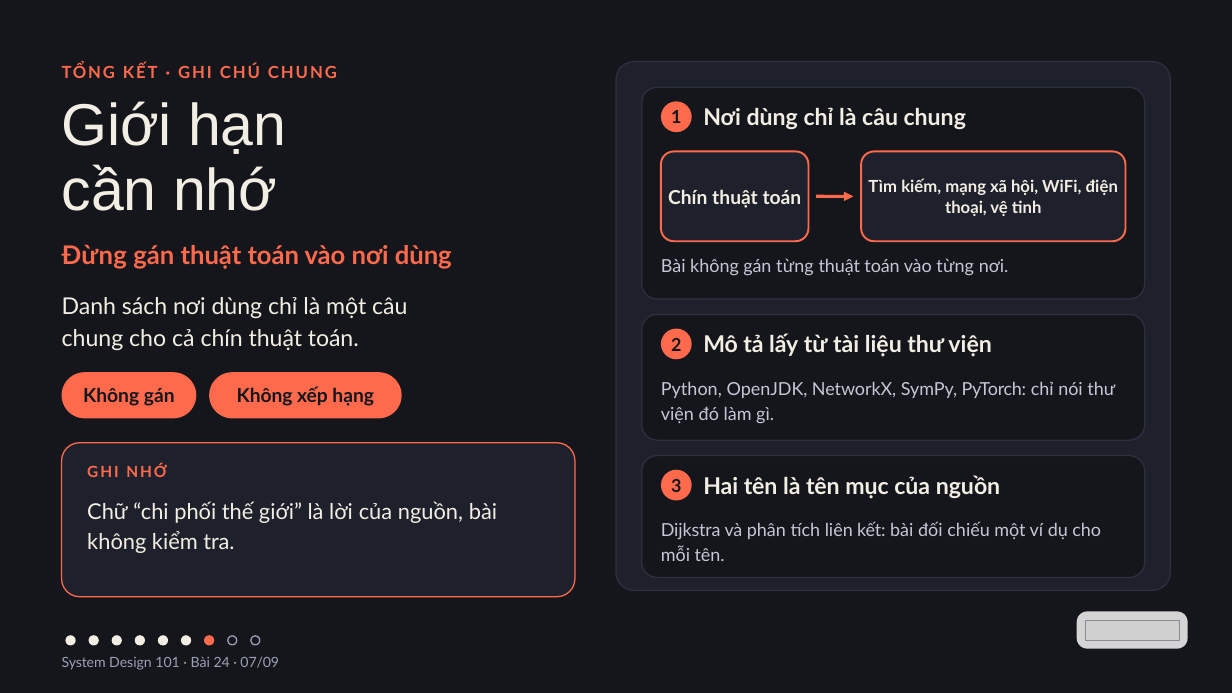
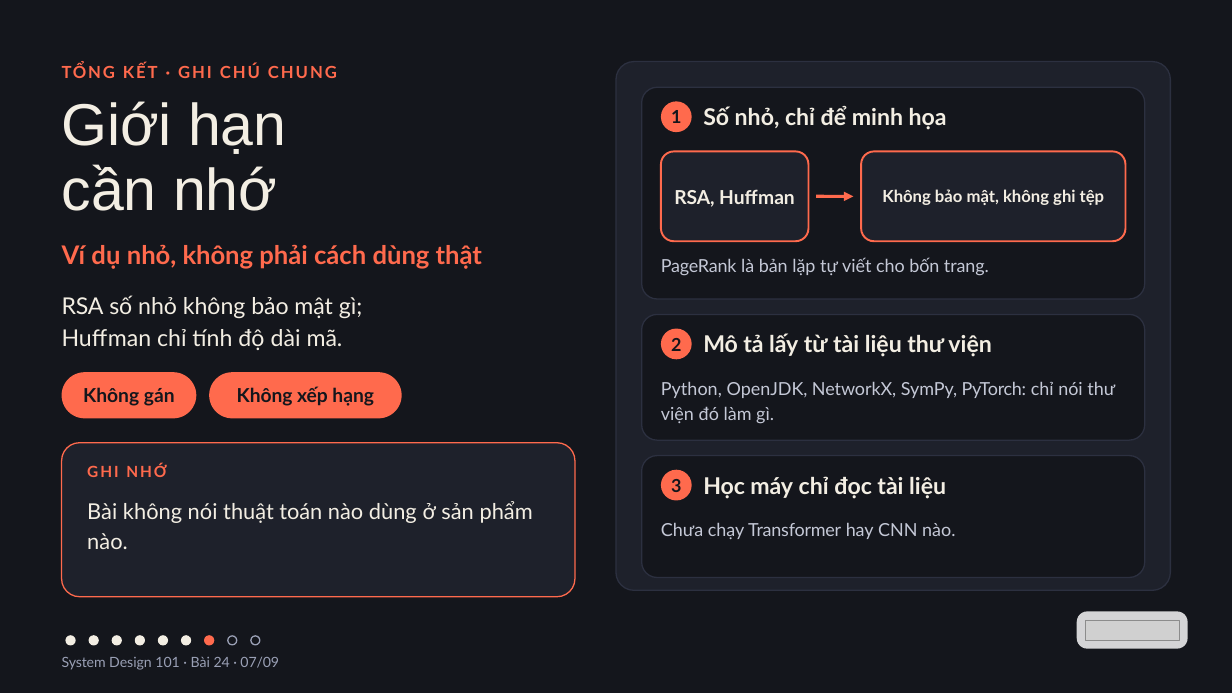
Before and after one commit to vohoailinh90/tool-marketing-studio, a slide deck: slide 7 of system-design-101/vi/lessons/sd-10-024/slides/sd-10-024.pptx. Drawn at 1232x693 pixels with LibreOffice and Linux fonts; fonts in the diff are those of the drawing; grey boxes stand for pictures. Boxes give left, top, right and bottom in pixels: in the first picture for what was removed or moved away, otherwise in the second. Text is boxed around its words. In the diff, an @@ line names an element or a change of style, - is before the commit and + after.

```diff
--- a/system-design-101/vi/lessons/sd-10-024/slides/sd-10-024.pptx
+++ b/system-design-101/vi/lessons/sd-10-024/slides/sd-10-024.pptx
@@ text at (703,106,947,130): text changed @@
-Nơi dùng chỉ là câu chung
+Số nhỏ, chỉ để minh họa
@@ text in rounded rectangle at (674,189,795,207): text changed @@
-Chín thuật toán
+RSA, Huffman
@@ text in rounded rectangle at (882,189,1104,205): text changed @@
-Tìm kiếm, mạng xã hội, WiFi, điện thoại, vệ tinh
+Không bảo mật, không ghi tệp
@@ text at (62,244,482,269): text changed @@
-Đừng gán thuật toán vào nơi dùng
+Ví dụ nhỏ, không phải cách dùng thật
@@ text at (661,257,989,276): text changed @@
-Bài không gán từng thuật toán vào từng nơi.
+PageRank là bản lặp tự viết cho bốn trang.
@@ text at (62,295,363,350): text changed @@
-Danh sách nơi dùng chỉ là một câu
-chung cho cả chín thuật toán.
+RSA số nhỏ không bảo mật gì;
+Huffman chỉ tính độ dài mã.
@@ text at (703,476,946,499): text changed @@
-Hai tên là tên mục của nguồn
+Học máy chỉ đọc tài liệu
@@ text at (87,501,533,549): text changed @@
-Chữ “chi phối thế giới” là lời của nguồn, bài không kiểm tra.
+Bài không nói thuật toán nào dùng ở sản phẩm nào.
@@ text at (661,522,955,539): text changed @@
-Dijkstra và phân tích liên kết: bài đối chiếu một ví dụ cho mỗi tên.
+Chưa chạy Transformer hay CNN nào.
```
Also in this commit, not shown: 8 other slides changed.
